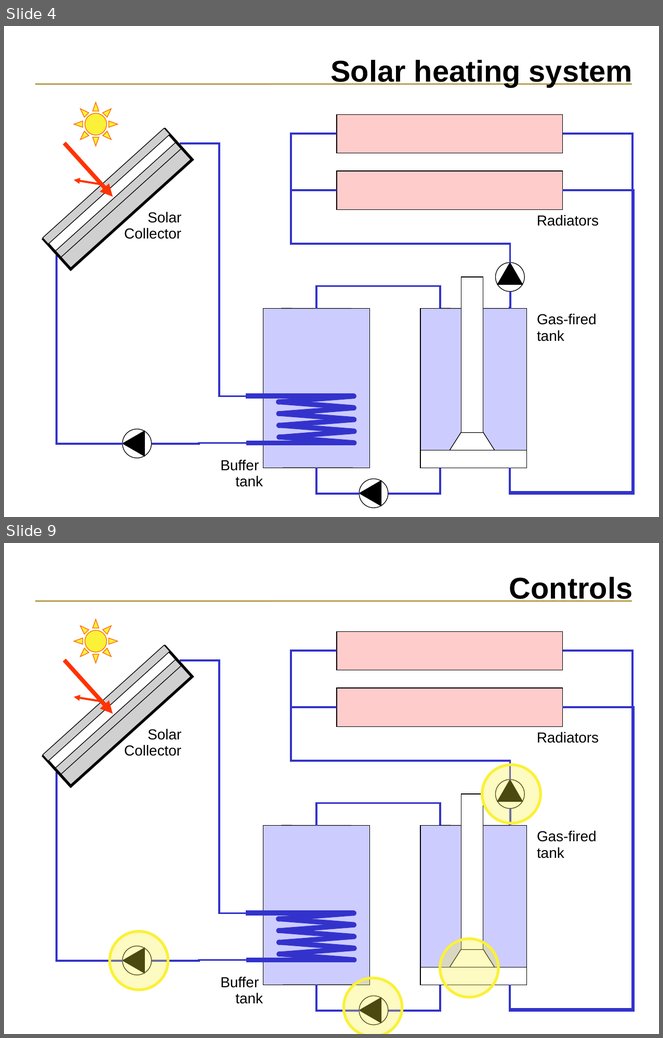
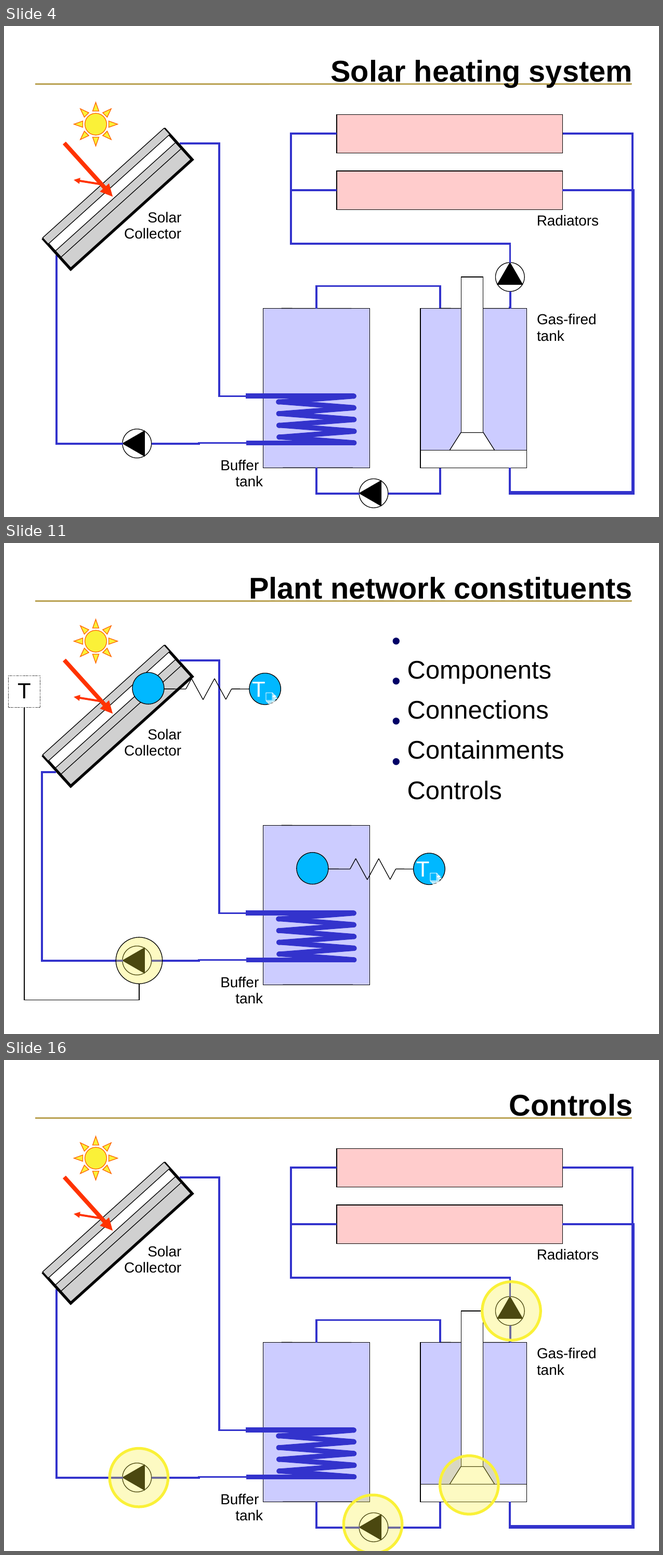
Before and after one commit to ESP-rCommunity/ESPrExtras, a slide deck: training/NRCan_course_materials/plant_network/plant_network.pln.ppt. Shown one above the other, each under a label of ours: slides 4 and 9 before the commit, slides 4, 11 and 16 after it; the slides between them are not shown. The pictures are 663x1038 and 663x1555 pixels, drawn with LibreOffice and Linux fonts; fonts in the diff are those of the drawing; grey boxes stand for pictures. Boxes give left, top, right and bottom in pixels: in the first picture for what was removed or moved away, otherwise in the second. Text is boxed around its words. In the diff, an @@ line names an element or a change of style, - is before the commit and + after.

Commit message:
This commit revises the plant network presentation.

```diff
--- a/training/NRCan_course_materials/plant_network/plant_network.pln.ppt
+++ b/training/NRCan_course_materials/plant_network/plant_network.pln.ppt
@@ slide 11 added at bbox=[4, 543, 659, 1034], background #FFFFFF; not listed: 1 template element that a slide beside it also shows @@
@@ title added at bbox=[249, 577, 633, 602], 33 pt, text #000000, bold @@
+Plant network constituents
@@ sun added at bbox=[74, 619, 118, 664], fill #FAF138, outline #FF6600 0.74 pt @@
@@ group added at bbox=[43, 645, 192, 786]: 3 pictures, 1 rectangle @@
@@ arrow added from (64, 661) to (113, 714), #FF3300 4.51 pt @@
@@ elbow line added from (180, 661) to (246, 914), #3333CC 2.24 pt @@
@@ text added at bbox=[408, 661, 552, 684], 28 pt, text #000000 @@
+• Components
@@ group added at bbox=[132, 672, 565, 885]: 14 lines, 4 ellipses, 1 text @@
+• Containments
+T📑
+T📑
@@ arrow added from (102, 702) to (74, 697), #FF3300 2.24 pt @@
@@ group added at bbox=[9, 676, 502, 1000]: 1 text, 1 ellipse, 1 rectangle, 1 elbow line @@
+• Controls
+T
@@ text added at bbox=[408, 700, 549, 719], 28 pt, text #000000 @@
+• Connections
@@ text added at bbox=[124, 729, 181, 756], 16 pt, text #000000 @@
+Solar
+Collector
@@ elbow line added from (123, 961) to (56, 772), #3333CC 2.24 pt @@
@@ rectangle added at bbox=[263, 825, 370, 985], fill #CCCCFF, outline #000000 0.74 pt @@
@@ line added from (281, 825) to (351, 825), #000000 0.74 pt @@
@@ rectangle added at bbox=[246, 911, 354, 916], fill #3333CC, outline #3333CC 0.74 pt @@
@@ ellipse added at bbox=[352, 911, 357, 916], fill #3333CC, outline #3333CC 0.74 pt @@
@@ ellipse added at bbox=[123, 947, 152, 976], fill #FFFFFF, outline #000000 0.74 pt @@
@@ triangle added at bbox=[123, 948, 144, 973], fill #000000, outline #000000 0.74 pt @@
@@ elbow line added from (246, 961) to (152, 961), #3333CC 2.24 pt @@
@@ rectangle added at bbox=[246, 958, 354, 963], fill #3333CC, outline #3333CC 0.74 pt @@
@@ group added at bbox=[276, 911, 357, 963]: 16 ellipses, 8 rectangles @@
@@ text added at bbox=[220, 977, 263, 1004], 16 pt, text #000000 @@
+Buffer
+tank
@@ line added from (283, 985) to (353, 985), #000000 0.74 pt @@
@@ what was slide 9 is now slide 16 @@
```
Also in this commit, not shown: 2 slides changed, 8 other slides added, 2 slides removed.
